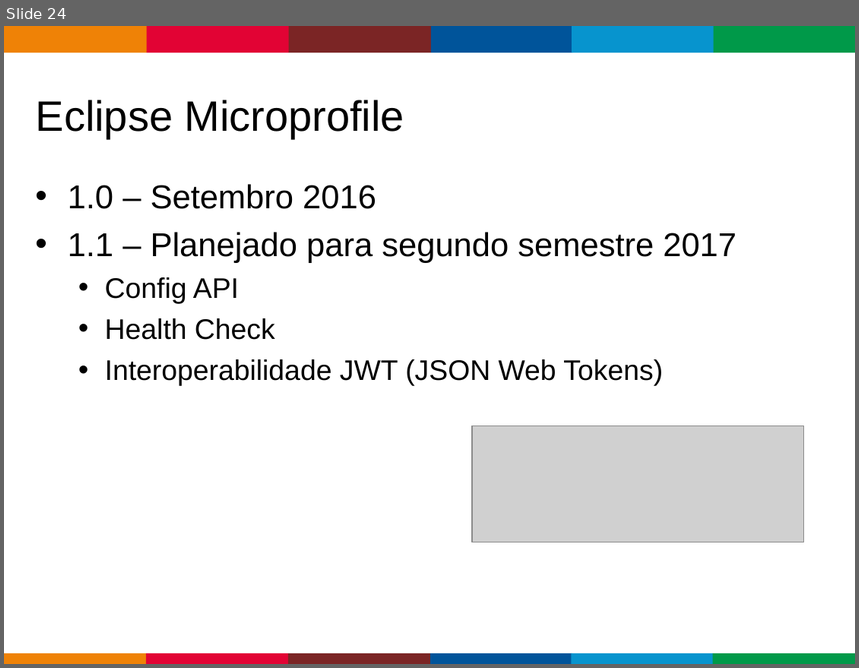
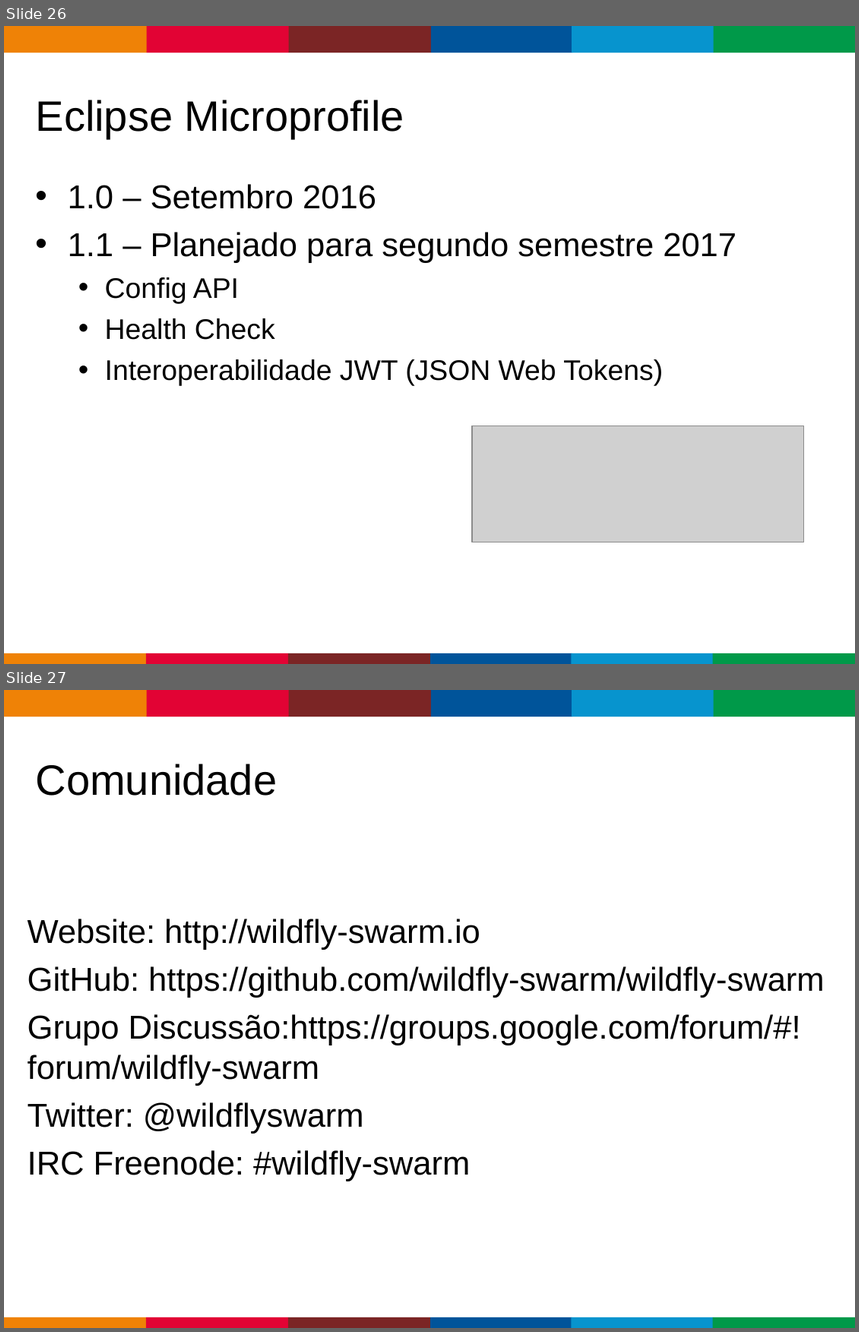
Before and after one commit to gastaldi/talks, a slide deck: WildFlySwarm/TDC 2017/wildflyswarm.odp. Shown one above the other, each under a label of ours: slide 24 before the commit, slides 26 and 27 after it. The pictures are 859x668 and 859x1332 pixels, drawn with LibreOffice and Linux fonts; fonts in the diff are those of the drawing; grey boxes stand for pictures; background and template pictures are left out. Boxes give left, top, right and bottom in pixels: in the first picture for what was removed or moved away, otherwise in the second. Text is boxed around its words. In the diff, an @@ line names an element or a change of style, - is before the commit and + after.

```diff
--- a/WildFlySwarm/TDC 2017/wildflyswarm.odp
+++ b/WildFlySwarm/TDC 2017/wildflyswarm.odp
@@ slide 27 added at (4, 690, 855, 1328), background #FFFFFF; not listed: 13 template elements that a slide beside it also shows @@
@@ title added at (36, 764, 277, 796), 36 pt, text #000000 @@
+Comunidade
@@ subtitle added at (28, 919, 825, 1182), 28 pt, text #000000 @@
+Website: http://wildfly-swarm.io
+GitHub: https://github.com/wildfly-swarm/wildfly-swarm
+Grupo Discussão:https://groups.google.com/forum/#!forum/wildfly-swarm
+Twitter: @wildflyswarm
+IRC Freenode: #wildfly-swarm
@@ what was slide 24 is now slide 26 @@
```
Also in this commit, not shown: 2 slides changed, 3 other slides added, 1 slide removed.
